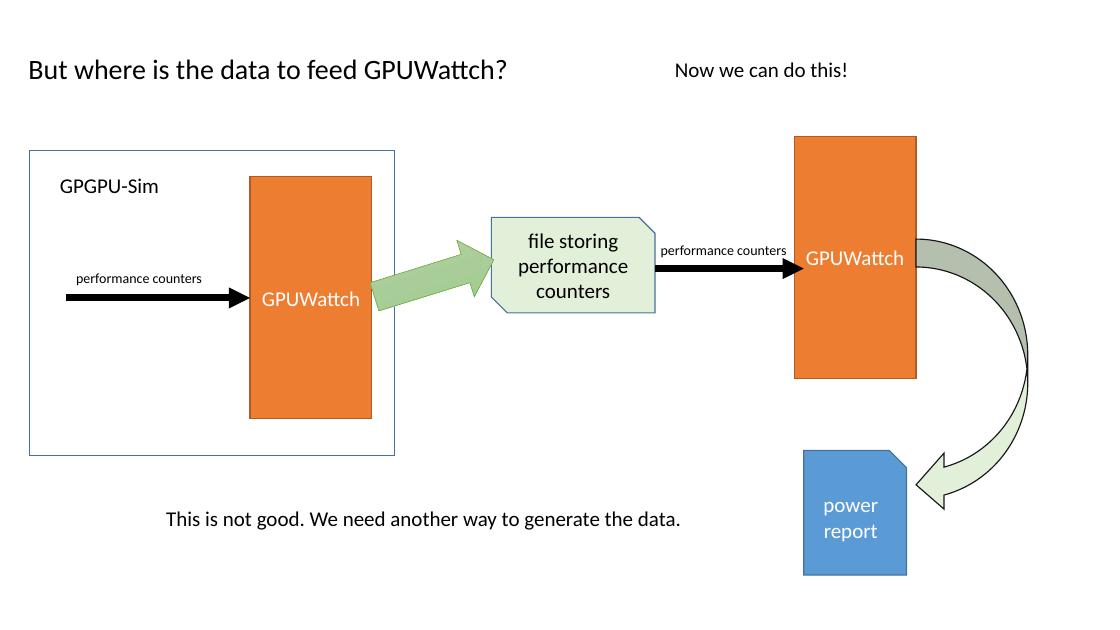
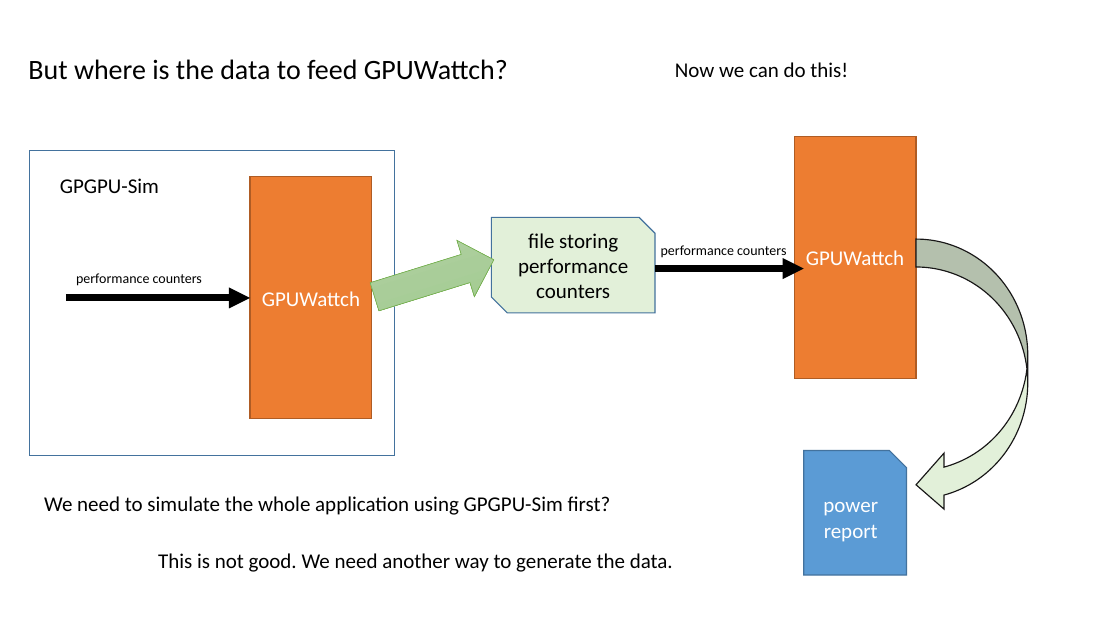
Before and after one commit to shenzongyi1997/GPU_learning, a slide deck: slide 12 of presentation/Shen Zongyi.pptx. Drawn at 1120x630 pixels with LibreOffice and Linux fonts; fonts in the diff are those of the drawing. Boxes give left, top, right and bottom in pixels: in the first picture for what was removed or moved away, otherwise in the second. Text is boxed around its words. In the diff, an @@ line names an element or a change of style, - is before the commit and + after.

```diff
--- a/presentation/Shen Zongyi.pptx
+++ b/presentation/Shen Zongyi.pptx
@@ text added at (44, 496, 611, 515), 18 pt, text #000000 @@
+We need to simulate the whole application using GPGPU-Sim first?
@@ text "This is not good. We ...": place and size @@
-text "This is not good. We ..." at (166, 511, 681, 530)
+text "This is not good. We ..." at (158, 553, 673, 572)
```
Also in this commit, not shown: 13 other slides changed, 1 slide added.
